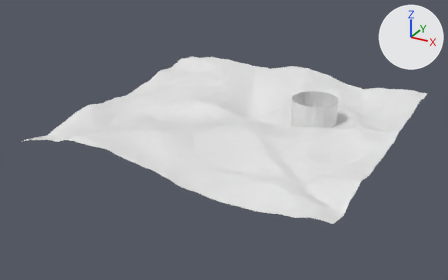
An edit to the OBJ model 3dintankperception/models/terrain_image.obj, drawn before and after from the same camera.
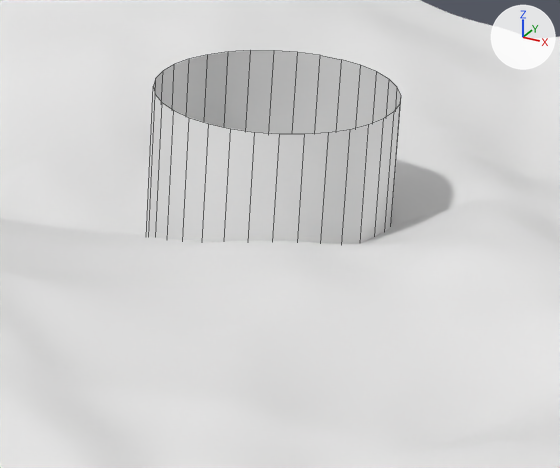
Each version is shown whole from a camera (50 mm lens) standing at (97.1, -273.2, 120.2) and looking at (-40.1, -23.8, -4.5), then close up on the part from 59% to 82% of the width and 29% to 61% of the height. Arrows for +X, +Y and +Z are at upper right; the lights stay in place. The close-ups show mesh edges as thin lines. Where no turn or scale is listed for an object, it has been applied to the vertices.
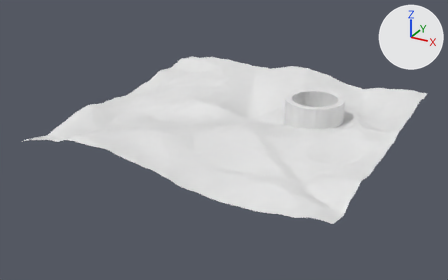
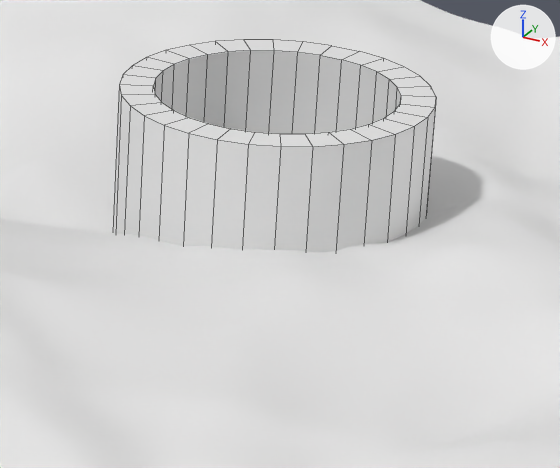
Pixel boxes (x1, y1, x2, y2) of what changed, in the close-ups (560 x 468 px):
'Circle', reshaped (27% wider, 9% taller): before (146, 50, 401, 244); after (113, 40, 436, 252)
part 1 of me_circle, added: after (113, 40, 436, 252)

The change in detail:
me_circle is used by ob_circle; location (0.0, 0.0, 0.0).
me_circle had 64 vertices, 32 faces and spanned x -14.7..8.2, y -8.8..14.1, z 0.0..15.3.
me_circle now has 128 vertices, 97 faces and spans x -17.9..11.4, y -12.0..17.2, z 0.0..15.3.
Part 1, on me_circle:
32 vertices are added at x -17.9..11.4, y -12.0..17.2, z 0.0.
32 new vertices lie (0.0, 0.0, 15.3) away from vertices in x -17.9..11.4, y -12.0..17.2, z 0.0.
65 new faces join them.
